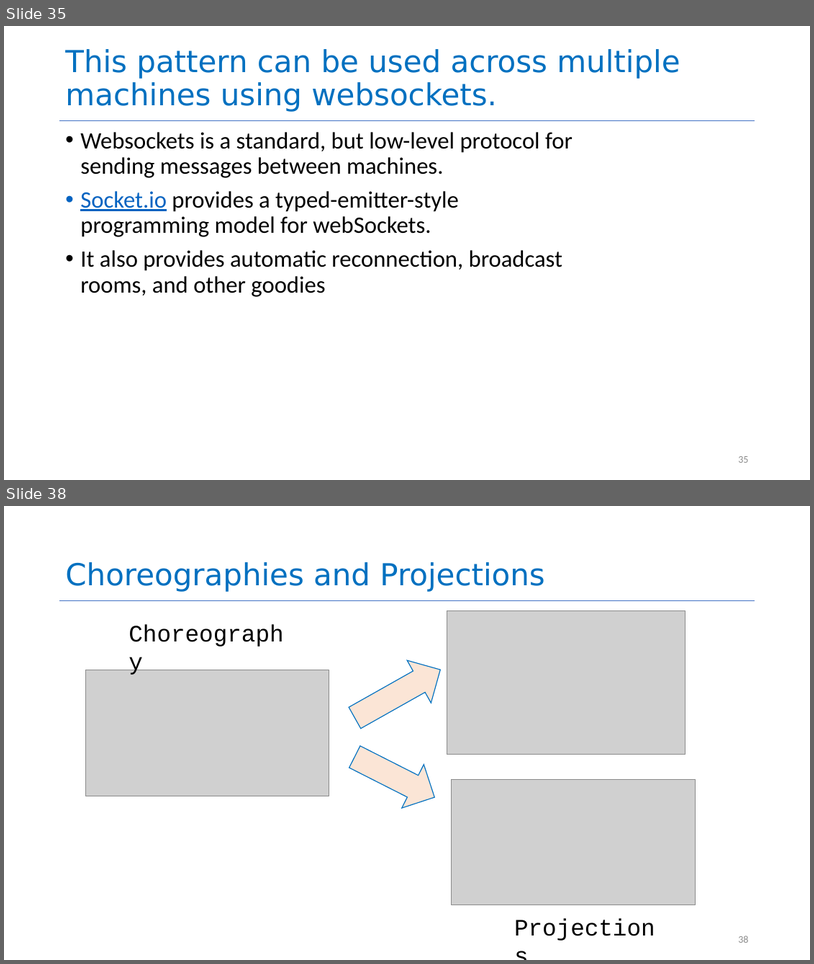
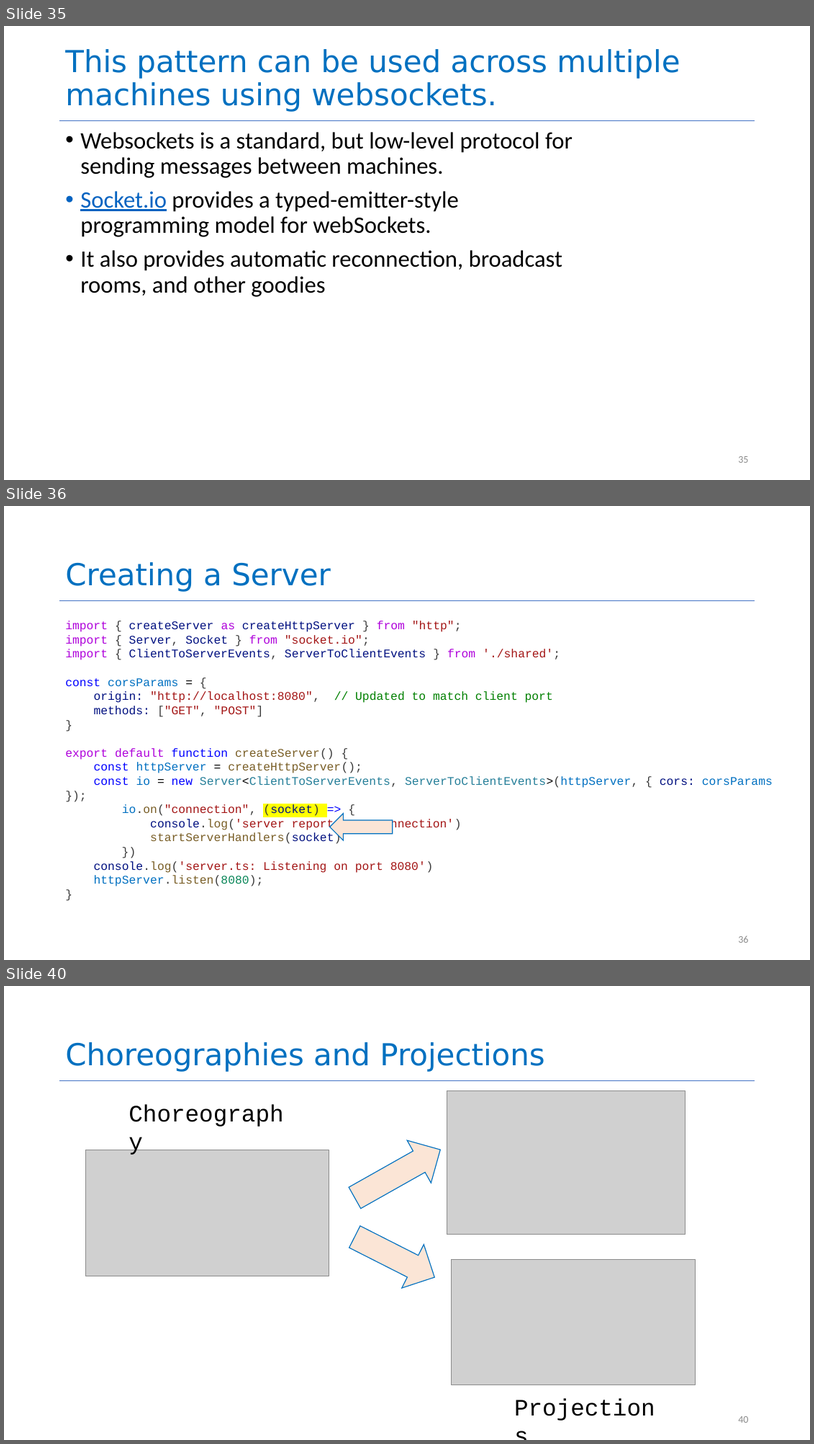
Before and after one commit to yashburshe/CS4530-Fall-2025, a slide deck: Slides/Module 05 Interaction-Level Design Patterns.pptx. Shown one above the other, each under a label of ours: slides 35 and 38 before the commit, slides 35, 36 and 40 after it; the slides between them are not shown. The pictures are 814x964 and 814x1444 pixels, drawn with LibreOffice and Linux fonts; fonts in the diff are those of the drawing; grey boxes stand for pictures. Boxes give left, top, right and bottom in pixels: in the first picture for what was removed or moved away, otherwise in the second. Text is boxed around its words. In the diff, an @@ line names an element or a change of style, - is before the commit and + after.

```diff
--- a/Slides/Module 05 Interaction-Level Design Patterns.pptx
+++ b/Slides/Module 05 Interaction-Level Design Patterns.pptx
@@ slide 36 added at bbox=[4, 506, 810, 960], background #FFFFFF; not listed: 1 template element that a slide beside it also shows @@
@@ title added at bbox=[65, 562, 331, 592], 36 pt, text #0070C0 @@
+Creating a Server
@@ text added at bbox=[65, 620, 773, 886], 14 pt, text #A31515 @@
+import { createServer as createHttpServer } from "http";
+import { Server, Socket } from "socket.io";
+import { ClientToServerEvents, ServerToClientEvents } from './shared';
+const corsParams = {
+origin: "http://localhost:8080", // Updated to match client port
+methods: ["GET", "POST"]
+}
+export default function createServer() {
+const httpServer = createHttpServer();
+const io = new Server<ClientToServerEvents, ServerToClientEvents>(httpServer, { cors: corsParams });
+io.on("connection", (socket) => {
+console.log('server reports new connection')
+startServerHandlers(socket)
+})
+console.log('server.ts: Listening on port 8080')
+httpServer.listen(8080);
+}
@@ right arrow added at bbox=[330, 813, 393, 841], fill #FBE5D6, outline #0070C0 1 pt @@
@@ page number added at bbox=[738, 936, 748, 942], 12 pt, text #8C8C8C @@
+36
@@ what was slide 38 is now slide 40 @@
@@ page number at bbox=[738, 1416, 748, 1422]: text changed @@
-38
+40
```
Also in this commit, not shown: 15 slides changed, 1 other slide added, 1 other file.
